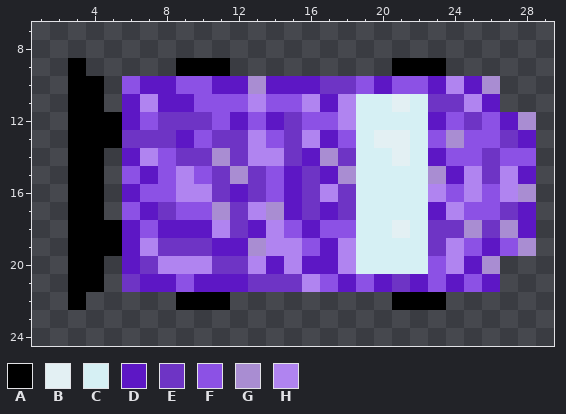
Pixel-art sprite, stored at src/Thanos.png. The picture above is the old version.
Shown: x 1..29, y 7..24.
Palette (. is transparent): A #000000  B #e3f0f3  C #d6f0f4  D #5d17c5  E #6e34c5  F #8c51e5  G #a98dd2  H #b084f0
And afterwards:
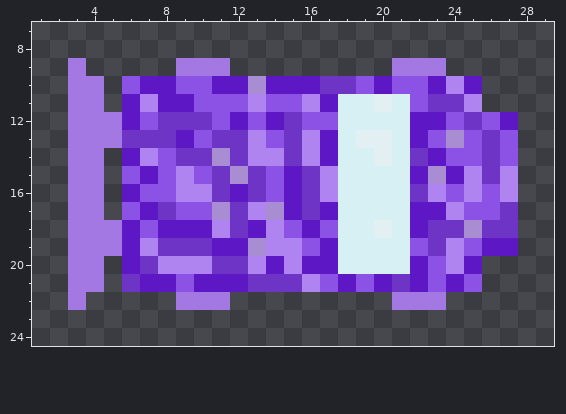
The exact change:
file 32x32 -> 96x96 pixels (blocks of 1x1 -> 3x3; one block is one cell here)
@@ palette @@
-A #000000
+A #a478e3
@@ x 14..29 @@
  9 .......AAA......
-10 DDDEEFDFFDHDG...
-11 FFHDHCCBCEEHD...
-12 DEFFHCCCCDFEFDG.
-13 FEHDFCBBCFGFFED.
-14 HEDGECCBCDFFEFF.
-15 FDEDGCCCCGDHEHD.
-16 FDEHECCCCHFHFHG.
-17 GDEDECCCCDHFFED.
-18 HFDFFCCBCEEGEGD.
-19 HHFDHCCCCEHFDFG.
-20 DHDDHCCCCFHDG...
-21 EEHFDFDEDFDFD...
+10 DDDEEFDFFDHD....
+11 FFHDCCBCFEEH....
+12 DEFFCCCCDDFEFD..
+13 FEHDCBBCDFGFEF..
+14 HEHDCCBCEDFFEF..
+15 FDEHCCCCDGDHEH..
+16 FDEHCCCCEHFHFH..
+17 GDEDCCCCDDHFFE..
+18 HFDFCCBCDEEGEE..
+19 HHFDCCCCFEHFDD..
+20 DHDDCCCCDFHD....
+21 EEHFDFDEDFDF....
 22 .......AAA......
